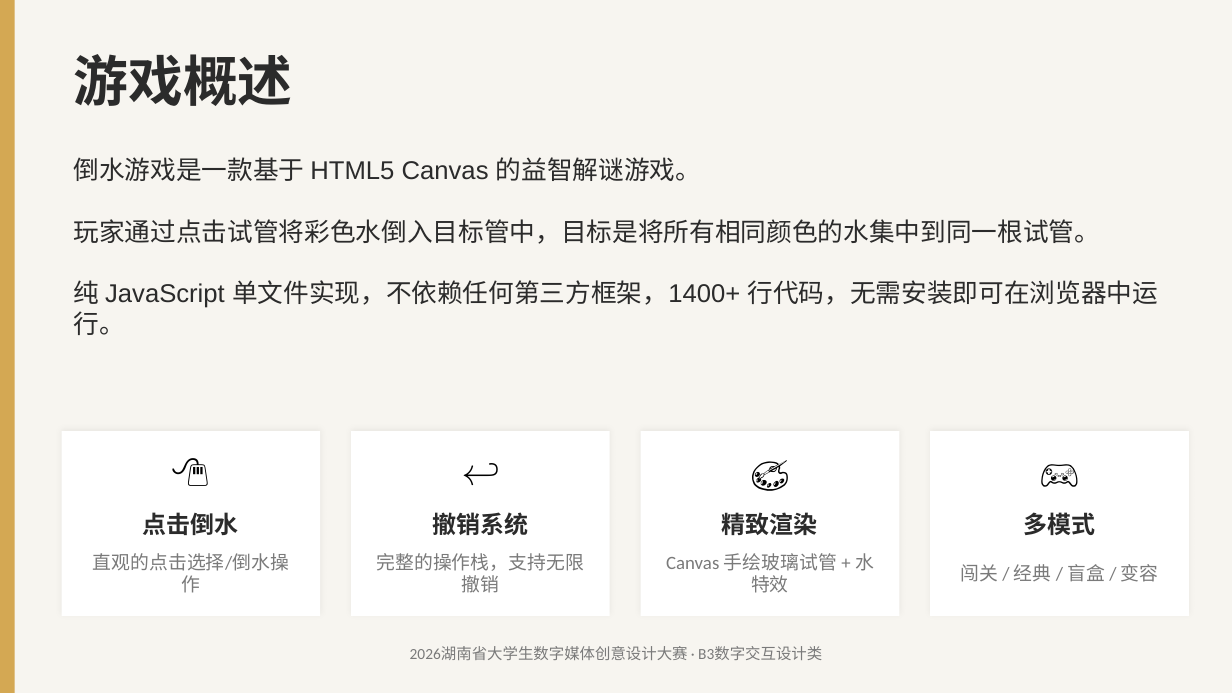
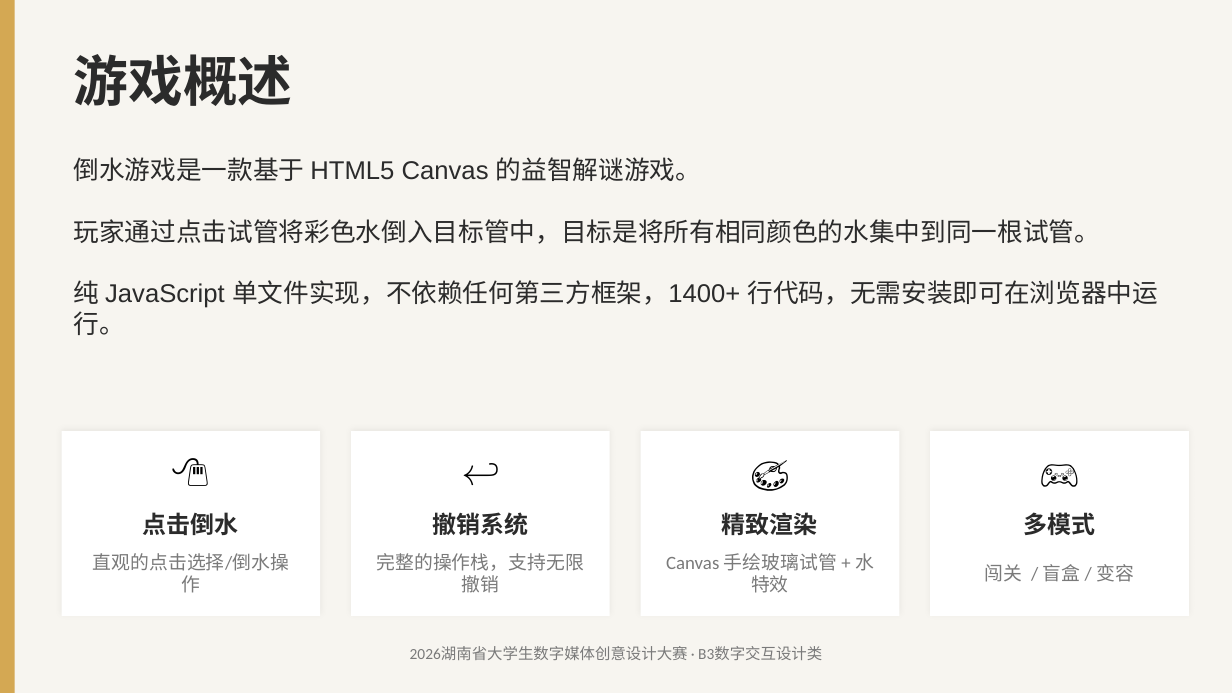
Before and after one commit to CFFM14/-, a slide deck: slide 2 of 倒水游戏_展示PPT.pptx. Drawn at 1232x693 pixels with LibreOffice and Linux fonts; fonts in the diff are those of the drawing. Boxes give left, top, right and bottom in pixels: in the first picture for what was removed or moved away, otherwise in the second. Text is boxed around its words. In the diff, an @@ line names an element or a change of style, - is before the commit and + after.

```diff
--- a/倒水游戏_展示PPT.pptx
+++ b/倒水游戏_展示PPT.pptx
@@ text at box(985, 564, 1134, 582): text changed @@
-闯关 / 经典 / 盲盒 / 变容
+闯关 / 盲盒 / 变容
```
Also in this commit, not shown: 3 other slides changed, 4 other files.
